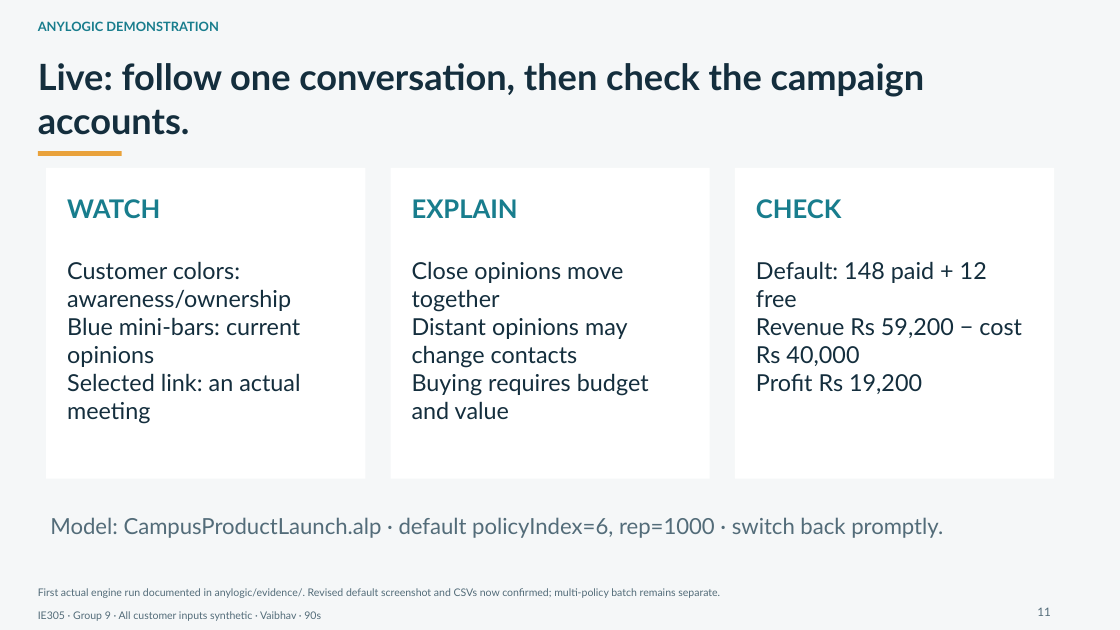
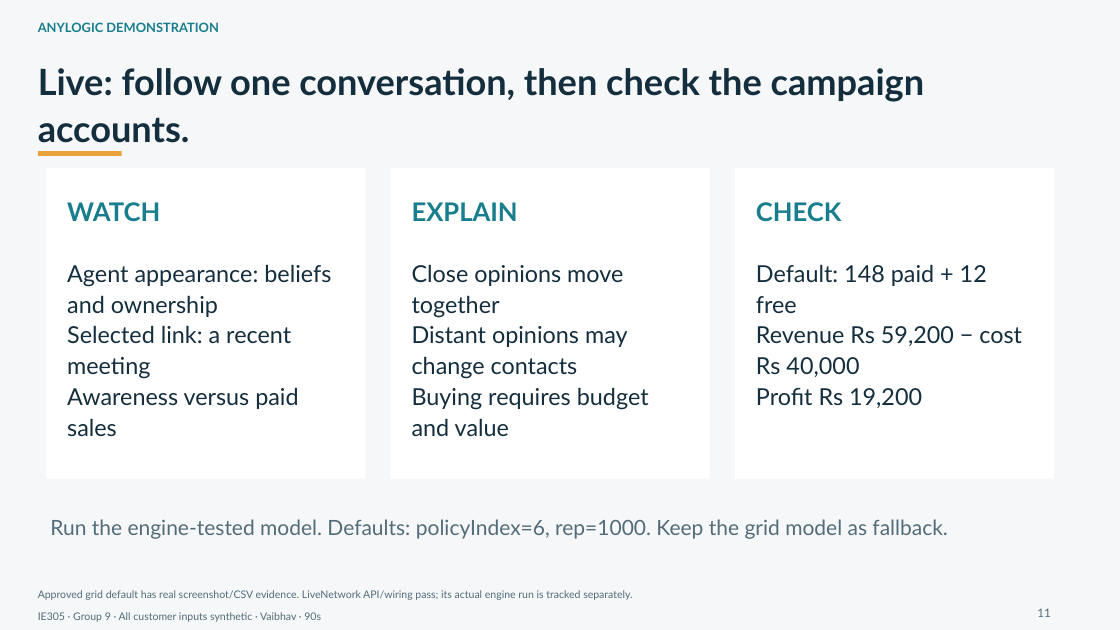
Before and after one commit to Mihir146/IE305_Social_Polarization_Group09, a slide deck: slide 11 of handoff_output/product_launch/Campus_Product_Launch_EditableCharts.pptx. Drawn at 1120x630 pixels with LibreOffice and Linux fonts; fonts in the diff are those of the drawing. Boxes give left, top, right and bottom in pixels: in the first picture for what was removed or moved away, otherwise in the second. Text is boxed around its words. In the diff, an @@ line names an element or a change of style, - is before the commit and + after.

```diff
--- a/handoff_output/product_launch/Campus_Product_Launch_EditableCharts.pptx
+++ b/handoff_output/product_launch/Campus_Product_Launch_EditableCharts.pptx
@@ text at box(67, 264, 331, 436): text changed @@
-Customer colors: awareness/ownership
-Blue mini-bars: current opinions
-Selected link: an actual meeting
+Agent appearance: beliefs and ownership
+Selected link: a recent meeting
+Awareness versus paid sales
@@ line spacing 1 to 1.1 in 6 elements at box(38, 68, 925, 143), box(67, 202, 160, 222), box(412, 202, 518, 221), box(412, 264, 649, 436), box(756, 202, 842, 222), box(756, 264, 1022, 408) @@
@@ text at box(50, 519, 947, 539): text changed; size 19 to 18 pt @@
-Model: CampusProductLaunch.alp · default policyIndex=6, rep=1000 · switch back promptly.
+Run the engine-tested model. Defaults: policyIndex=6, rep=1000. Keep the grid model as fallback.
@@ text at box(38, 590, 632, 600): text changed @@
-First actual engine run documented in anylogic/evidence/. Revised default screenshot and CSVs now confirmed; multi-policy batch remains separate.
+Approved grid default has real screenshot/CSV evidence. LiveNetwork API/wiring pass; its actual engine run is tracked separately.
```
Also in this commit, not shown: 15 other slides changed, 47 other files.
